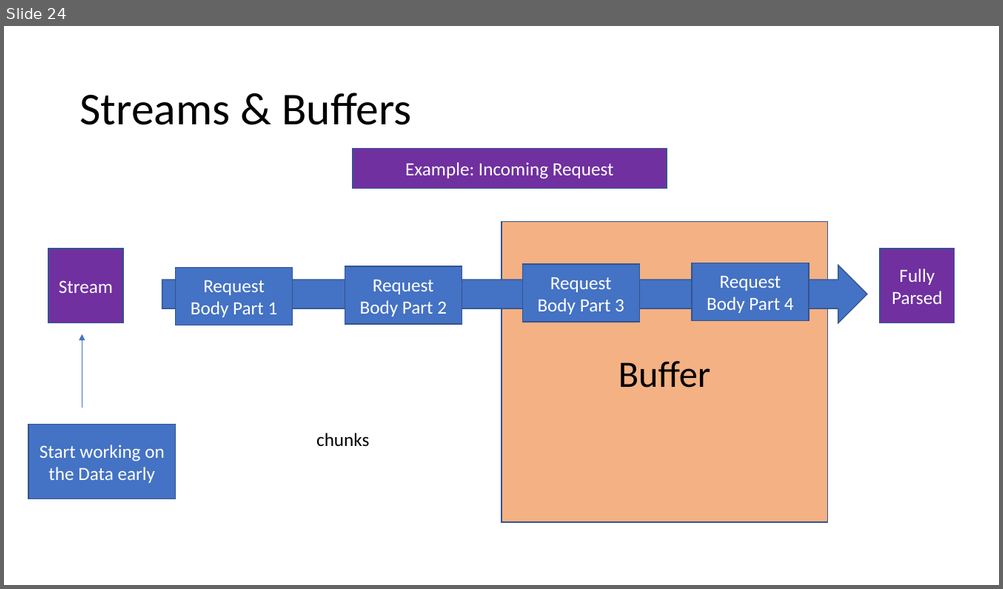
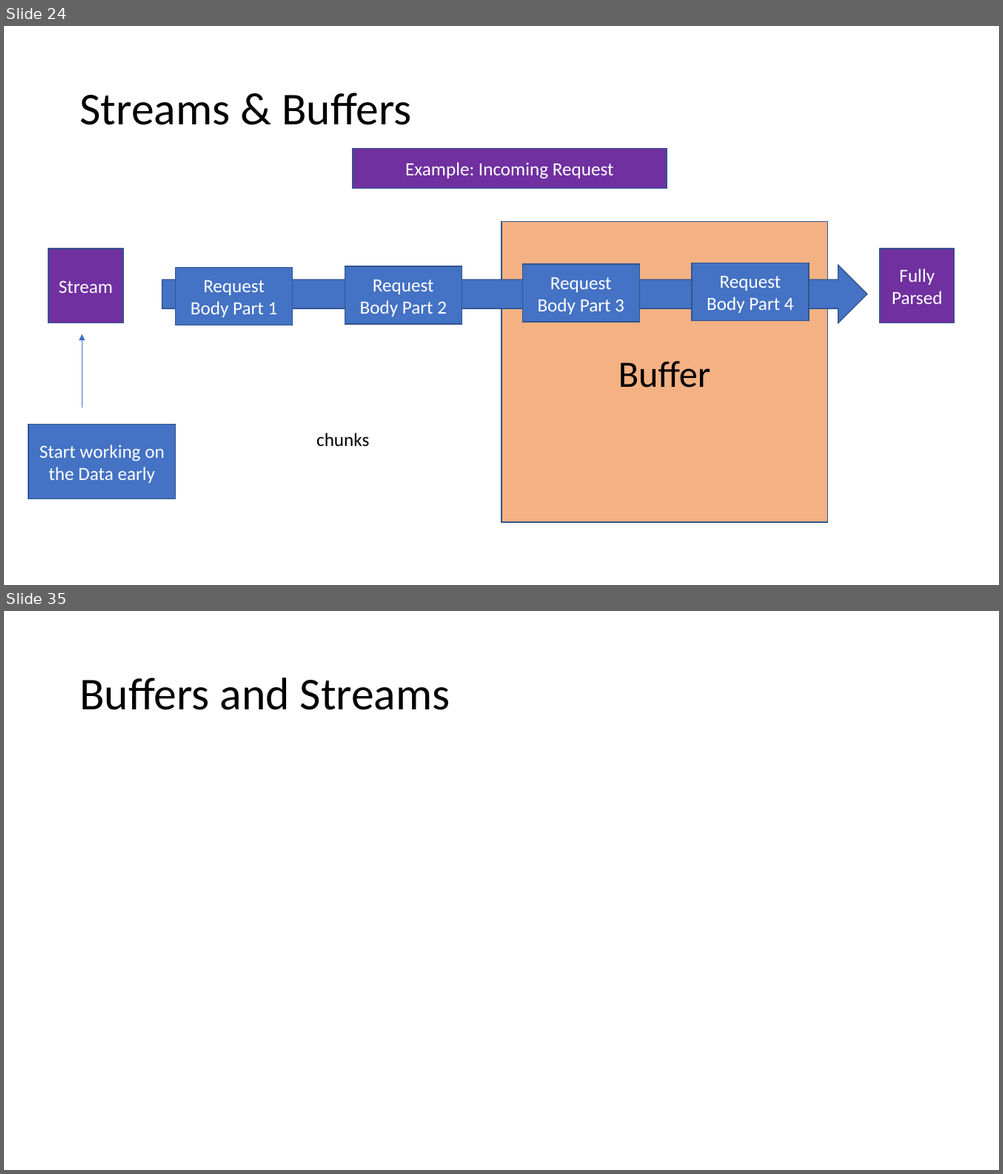
Before and after one commit to PiyushChaturvedii/Batch04, a slide deck: What is Node.pptx. Shown one above the other, each under a label of ours: slide 24 before the commit, slides 24 and 35 after it; the slides between them are not shown. The pictures are 1003x589 and 1003x1174 pixels, drawn with LibreOffice and Linux fonts; fonts in the diff are those of the drawing. Boxes give left, top, right and bottom in pixels: in the first picture for what was removed or moved away, otherwise in the second. Text is boxed around its words. In the diff, an @@ line names an element or a change of style, - is before the commit and + after.

Commit message:
streamsType

```diff
--- a/What is Node.pptx
+++ b/What is Node.pptx
@@ slide 35 added at (4, 611, 999, 1170), background #FFFFFF @@
@@ title added at (79, 678, 450, 710), 44 pt, text #000000 @@
+Buffers and Streams
```
Also in this commit, not shown: 16 other slides added, 15 other files.
